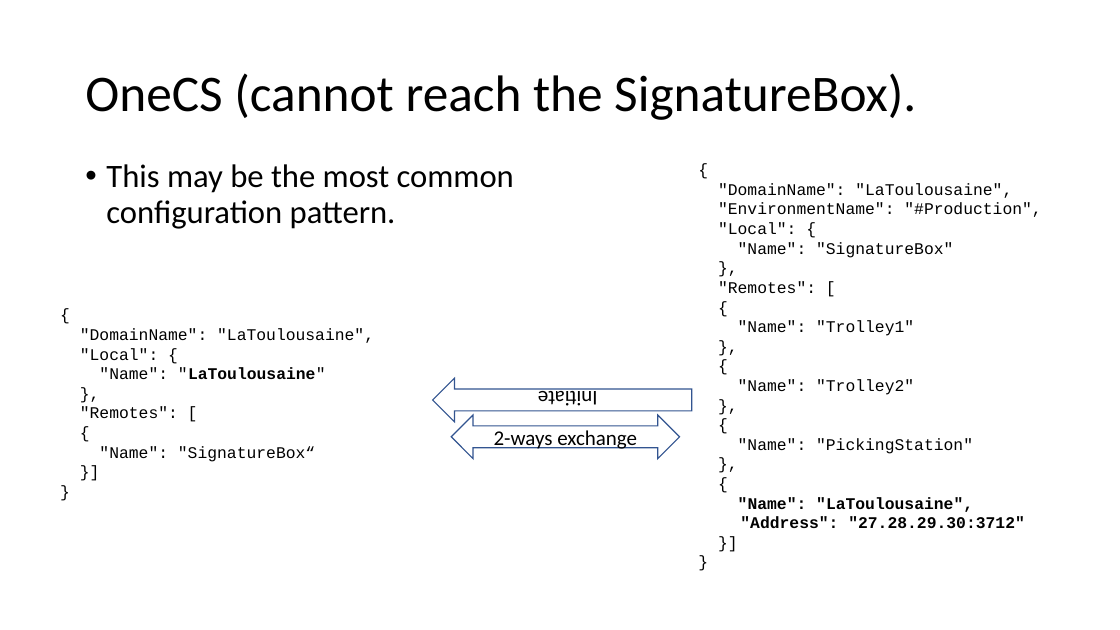
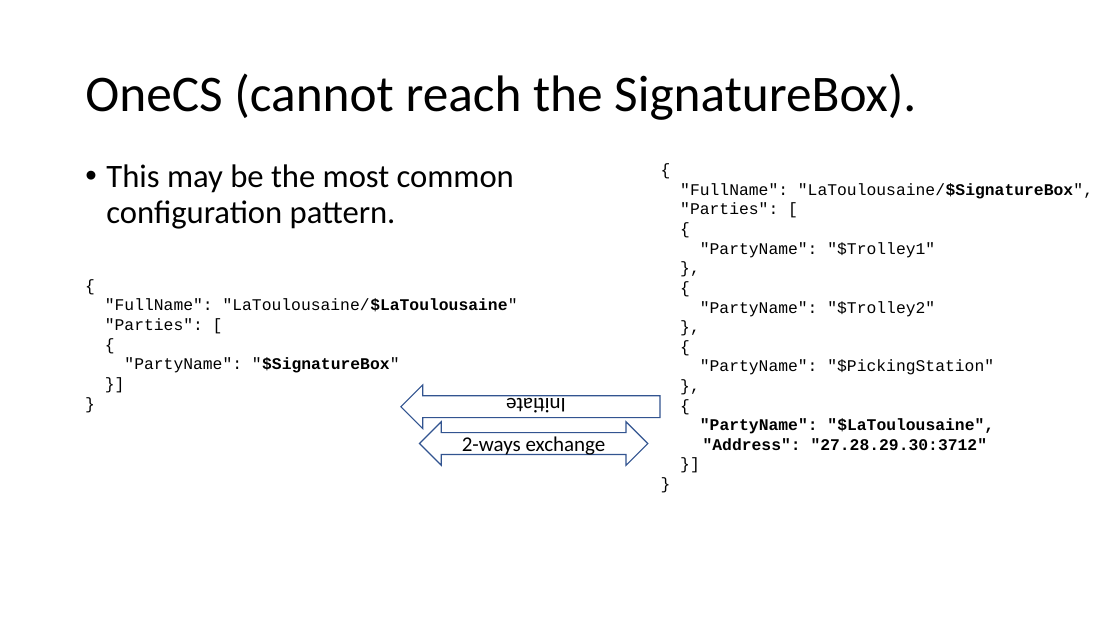
Before and after one commit to signature-opensource/CK-AppIdentity-Transport, a slide deck: slide 12 of Doc/CK-AppIdentity.pptx. Drawn at 1120x630 pixels with LibreOffice and Linux fonts; fonts in the diff are those of the drawing. Boxes give left, top, right and bottom in pixels: in the first picture for what was removed or moved away, otherwise in the second. Text is boxed around its words. In the diff, an @@ line names an element or a change of style, - is before the commit and + after.

Commit message:
Now that "composite" is clearer...
It is time to reintroduce the "LocalParty" notion.

```diff
--- a/Doc/CK-AppIdentity.pptx
+++ b/Doc/CK-AppIdentity.pptx
@@ text "{": place and size @@
-text "{" at [718,183,1041,528]
+text "{" at [680,183,1093,450]
@@ text at [680,183,1093,214]: text changed @@
-"DomainName": "LaToulousaine",
-"EnvironmentName": "#Production",
-"Local": {
-"Name": "SignatureBox"
-},
-"Remotes": [
+"FullName": "LaToulousaine/$SignatureBox",
+"Parties": [
@@ text at [700,242,935,258]: text changed @@
-"Name": "Trolley1"
+"PartyName": "$Trolley1"
@@ text "{": place and size @@
-text "{" at [80,328,374,462]
+text "{" at [105,298,518,373]
@@ text at [105,298,518,330]: text changed @@
-"DomainName": "LaToulousaine",
-"Local": {
-"Name": "LaToulousaine"
-},
-"Remotes": [
+"FullName": "LaToulousaine/$LaToulousaine"
+"Parties": [
@@ text at [700,301,935,317]: text changed @@
-"Name": "Trolley2"
+"PartyName": "$Trolley2"
@@ text at [124,357,400,373]: text changed @@
-"Name": "SignatureBox“
+"PartyName": "$SignatureBox"
@@ text at [700,359,994,375]: text changed @@
-"Name": "PickingStation"
+"PartyName": "$PickingStation"
@@ right arrow "Initiate": place and size @@
-right arrow "Initiate" at [433,378,692,422]
+right arrow "Initiate" at [401,385,660,429]
@@ text at [700,418,994,434]: text changed @@
-"Name": "LaToulousaine",
+"PartyName": "$LaToulousaine",
@@ left right arrow "2-ways exchange": place and size @@
-left right arrow "2-ways exchange" at [451,415,680,459]
+left right arrow "2-ways exchange" at [419,422,648,465]
```
Also in this commit, not shown: 11 other slides changed, 1 slide added, 4 slides removed.
